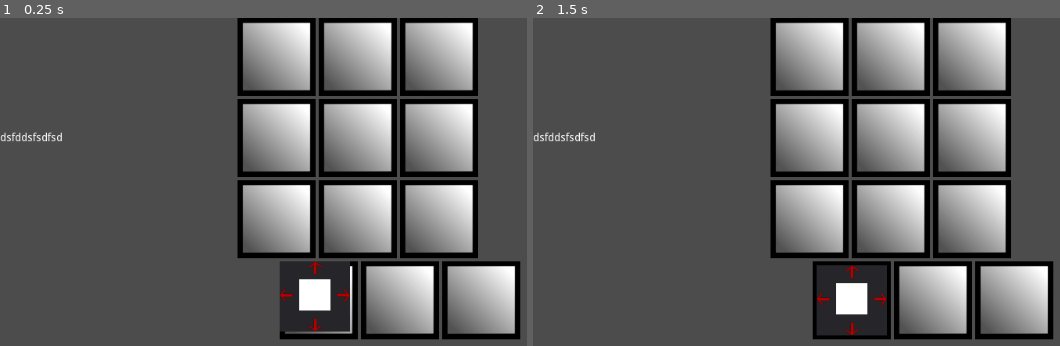
Above: before the commit, frames 1-2 (left to right).
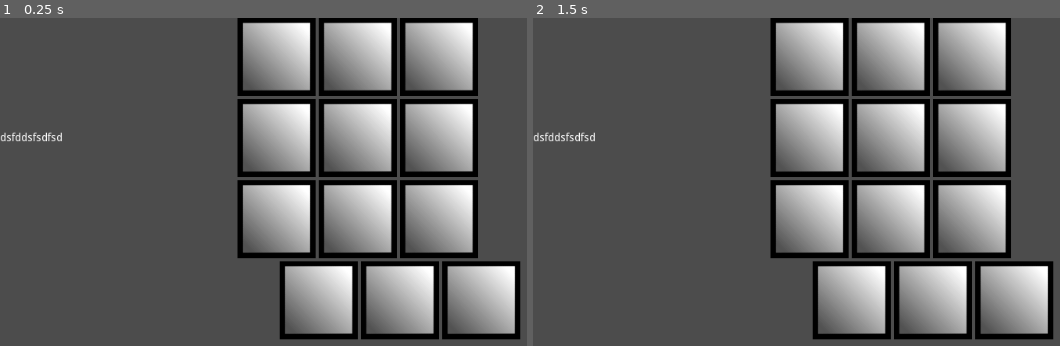
Above: after the commit, the same moments.

Repository: AngelOnFira/ludum-2021
Game: Godot game, scene res://MainGame.tscn
Same seed, same stepped clock (60 frames per second), same inputs: the game is played once before the commit and once after it.
Inputs (mouse positions are in pixels of both pictures, inside the frame that each line leads up to):
- Up to frame 1 (0.25 s): no input
- Up to frame 2 (1.5 s): tap Enter at 0.5 s; move the mouse to (849, 296) at 0.52 s; click (849, 296) at 0.67 s; tap Space at 1.25 s; move the mouse to (775, 273) at 1.27 s; click (775, 273) at 1.42 s

The runs differ from the first frame. In frame 1, 2.8% of the frame differs, in the area x 53-67%, y 74-96%; in frame 2, 2.8%.

Commit message:
Sending cards properly

Diff:
--- a/godot/Card.gd
+++ b/godot/Card.gd
@@ -5,6 +5,9 @@
 # var a = 2
 # var b = "text"
 
+onready var websocket_client = get_node("/root/WebsocketClient")
+
+var database_id = 0
 var selected = false
 var last_mouse = Vector2()
 var new_mouse = Vector2()
@@ -27,12 +30,14 @@
 	})
 
 func prepare_card(input):
+	self.database_id = input["id"]
+
 	$Panel/Arrows/ArrowLeft.modulate = colors[input["left"]]
 	$Panel/Arrows/ArrowRight.modulate = colors[input["right"]]
 	$Panel/Arrows/ArrowUp.modulate = colors[input["up"]]
 	$Panel/Arrows/ArrowDown.modulate = colors[input["down"]]
 
-	$Panel/CardColor.color = colors[input["card"]]
+	$Panel/CardColor.color = colors[input["main"]]
 
 func _process(_delta):
 	if selected:
@@ -70,6 +75,12 @@
 					new_parent.add_child(self)
 					new_parent.filled = true
 
-			print(get_parent())
 			set_position(get_parent().get_node("CardPlaceArea").position + Vector2(5, 5))
-			print("real ", get_parent().get_node("CardPlaceArea").position)
+			print("real ", get_parent().name)
+			var name_split = get_parent().name.split("_")
+
+			if name_split[0] == "Slot":
+				websocket_client._send({"card_move": {
+					"id": self.database_id,
+					"slot": int(name_split[1]) - 1
+				}})
--- a/godot/MainGame.gd
+++ b/godot/MainGame.gd
@@ -10,16 +10,17 @@
 # Called when the node enters the scene tree for the first time.
 func _ready():
 	websocket_client.connect("new_hand", self, "update_hand")
+#	self.connect("card_moved", )
 #	hand = websocket_client.hand
-	var new_card = card.instance()
-	$V/InventoryGrid/GridContainer/Inv1.add_child(new_card)
+#	var new_card = card.instance()
+#	$V/InventoryGrid/GridContainer/Inv1.add_child(new_card)
 
 
 func update_hand(hand):
 	var hand_slots = [
-		$V/InventoryGrid/GridContainer/Inv1,
-		$V/InventoryGrid/GridContainer/Inv2,
-		$V/InventoryGrid/GridContainer/Inv3,
+		$V/InventoryGrid/GridContainer/Inv_1,
+		$V/InventoryGrid/GridContainer/Inv_2,
+		$V/InventoryGrid/GridContainer/Inv_3,
 	]
 
 	for i in range(len(hand)):
--- a/godot/MainGame.tscn
+++ b/godot/MainGame.tscn
@@ -42,57 +42,57 @@
 mouse_filter = 2
 columns = 3
 
-[node name="Inv1" parent="V/CardGrid/GridContainer" instance=ExtResource( 1 )]
+[node name="Slot_1" parent="V/CardGrid/GridContainer" instance=ExtResource( 1 )]
 margin_right = 100.0
 margin_bottom = 100.0
 mouse_filter = 2
 
-[node name="Inv2" parent="V/CardGrid/GridContainer" instance=ExtResource( 1 )]
+[node name="Slot_2" parent="V/CardGrid/GridContainer" instance=ExtResource( 1 )]
 margin_left = 104.0
 margin_right = 204.0
 margin_bottom = 100.0
 mouse_filter = 2
 
-[node name="Inv3" parent="V/CardGrid/GridContainer" instance=ExtResource( 1 )]
+[node name="Slot_3" parent="V/CardGrid/GridContainer" instance=ExtResource( 1 )]
 margin_left = 208.0
 margin_right = 308.0
 margin_bottom = 100.0
 mouse_filter = 2
 
-[node name="Inv4" parent="V/CardGrid/GridContainer" instance=ExtResource( 1 )]
+[node name="Slot_4" parent="V/CardGrid/GridContainer" instance=ExtResource( 1 )]
 margin_top = 104.0
 margin_right = 100.0
 margin_bottom = 204.0
 mouse_filter = 2
 
-[node name="Inv5" parent="V/CardGrid/GridContainer" instance=ExtResource( 1 )]
+[node name="Slot_5" parent="V/CardGrid/GridContainer" instance=ExtResource( 1 )]
 margin_left = 104.0
 margin_top = 104.0
 margin_right = 204.0
 margin_bottom = 204.0
 mouse_filter = 2
 
-[node name="Inv6" parent="V/CardGrid/GridContainer" instance=ExtResource( 1 )]
+[node name="Slot_6" parent="V/CardGrid/GridContainer" instance=ExtResource( 1 )]
 margin_left = 208.0
 margin_top = 104.0
 margin_right = 308.0
 margin_bottom = 204.0
 mouse_filter = 2
 
-[node name="Inv7" parent="V/CardGrid/GridContainer" instance=ExtResource( 1 )]
+[node name="Slot_7" parent="V/CardGrid/GridContainer" instance=ExtResource( 1 )]
 margin_top = 208.0
 margin_right = 100.0
 margin_bottom = 308.0
 mouse_filter = 2
 
-[node name="Inv8" parent="V/CardGrid/GridContainer" instance=ExtResource( 1 )]
+[node name="Slot_8" parent="V/CardGrid/GridContainer" instance=ExtResource( 1 )]
 margin_left = 104.0
 margin_top = 208.0
 margin_right = 204.0
 margin_bottom = 308.0
 mouse_filter = 2
 
-[node name="Inv9" parent="V/CardGrid/GridContainer" instance=ExtResource( 1 )]
+[node name="Slot_9" parent="V/CardGrid/GridContainer" instance=ExtResource( 1 )]
 margin_left = 208.0
 margin_top = 208.0
 margin_right = 308.0
@@ -116,18 +116,18 @@
 mouse_filter = 2
 columns = 3
 
-[node name="Inv1" parent="V/InventoryGrid/GridContainer" instance=ExtResource( 1 )]
+[node name="Inv_1" parent="V/InventoryGrid/GridContainer" instance=ExtResource( 1 )]
 margin_right = 100.0
 margin_bottom = 100.0
 mouse_filter = 2
 
-[node name="Inv2" parent="V/InventoryGrid/GridContainer" instance=ExtResource( 1 )]
+[node name="Inv_2" parent="V/InventoryGrid/GridContainer" instance=ExtResource( 1 )]
 margin_left = 104.0
 margin_right = 204.0
 margin_bottom = 100.0
 mouse_filter = 2
 
-[node name="Inv3" parent="V/InventoryGrid/GridContainer" instance=ExtResource( 1 )]
+[node name="Inv_3" parent="V/InventoryGrid/GridContainer" instance=ExtResource( 1 )]
 margin_left = 208.0
 margin_right = 308.0
 margin_bottom = 100.0
--- a/godot/WebsocketClient.gd
+++ b/godot/WebsocketClient.gd
@@ -21,6 +21,8 @@
 	# a full packet is received.
 	# Alternatively, you could check get_peer(1).get_available_packets() in a loop.
 	_client.connect("data_received", self, "_on_data")
+
+
 
 	# Initiate connection to the given URL.
 	var err = _client.connect_to_url(websocket_url)
--- a/godot/project.godot
+++ b/godot/project.godot
@@ -18,6 +18,10 @@
 
 WebsocketClient="*res://WebsocketClient.gd"
 
+[global]
+
+scale=false
+
 [physics]
 
 common/enable_pause_aware_picking=true
Not shown, changed: django/chat/consumers.py
Not shown, changed: django/chat/migrations/0001_initial.py
Not shown, changed: django/chat/models.py
Not shown, added: django/chat/serizalizers.py
Not shown, changed: django/godot/settings.py
Not shown, changed: django/poetry.lock
Not shown, changed: django/pyproject.toml
